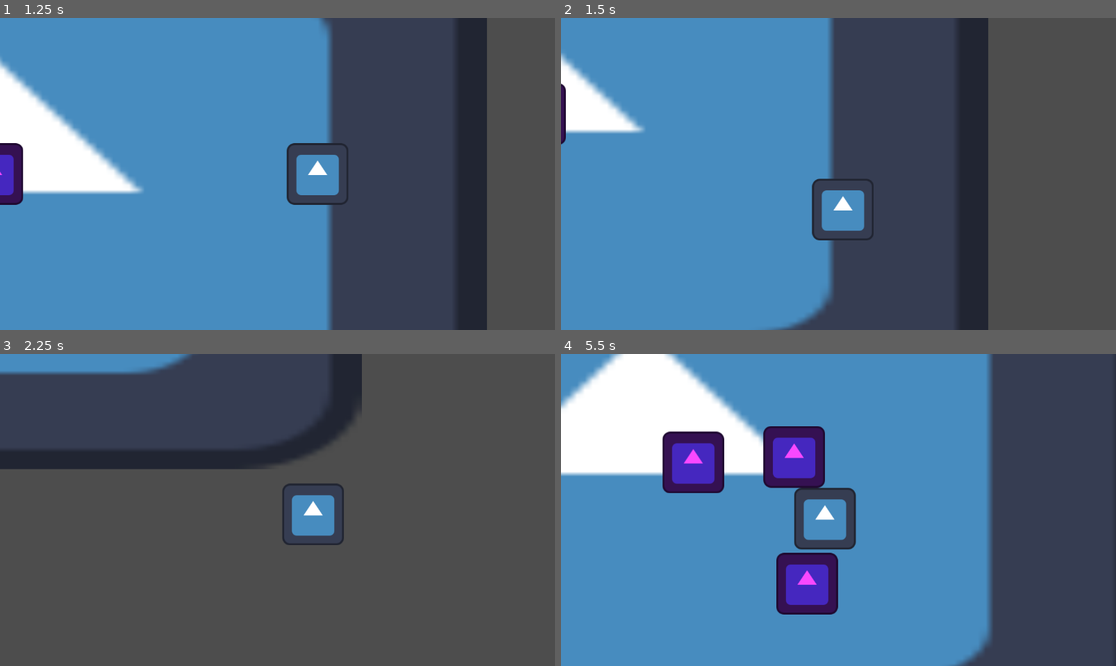
Above: before the commit, frames 1-4 (two rows, left to right).
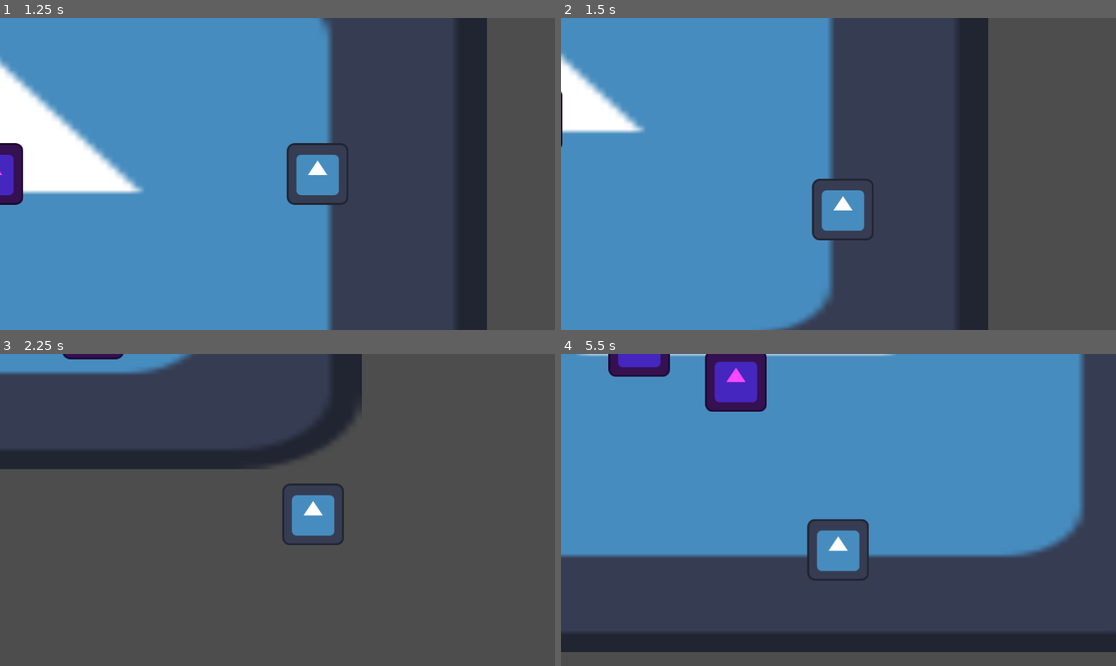
Above: after the commit, the same moments.

Repository: PixelSaver/it-gets-worse
Game: Godot game, scene res://Scenes/main.tscn
Two runs of this game, one before a commit and one after it. Both use one fixed random seed, a clock stepped at 60 frames per second and the inputs below. The engine's default icon, where the game draws it, is replaced by a stand-in: a white triangle on a blue panel in a dark square.
Inputs:
- Up to frame 1 (1.25 s): tap Enter at 0.5 s; hold D (right) from 0.53 s (still down)
- Up to frame 2 (1.5 s): release D (right) at 1.28 s; hold S (down) from 1.28 s (still down)
- Up to frame 3 (2.25 s): release S (down) at 2.03 s; hold D (right) from 2.03 s (still down)
- Up to frame 4 (5.5 s): release D (right) at 2.78 s; hold W (up) 2.78-3.53 s; hold A (left) 3.53-5.03 s; hold S (down) from 5.03 s (still down)

Frame 1 is identical in both runs. In frame 2, 0.2% of the frame differs, in the area x 0-1%, y 20-42%; in frame 3, 0.2%; in frame 4, 58%, in the area x 0-100%, y 0-100%.

Commit message:
added enemy prediction to where player will be

Diff:
--- a/Scripts/enemy.gd
+++ b/Scripts/enemy.gd
@@ -9,5 +9,5 @@
 func _integrate_forces(state: PhysicsDirectBodyState2D) -> void:
 
 	if Global.player:
-		var dir_to_player = self.global_position.direction_to(Global.player.global_position)
+		var dir_to_player = self.global_position.direction_to(Global.player.global_position+Global.player.velocity)
 		state.apply_force(dir_to_player*enemy_speed)
